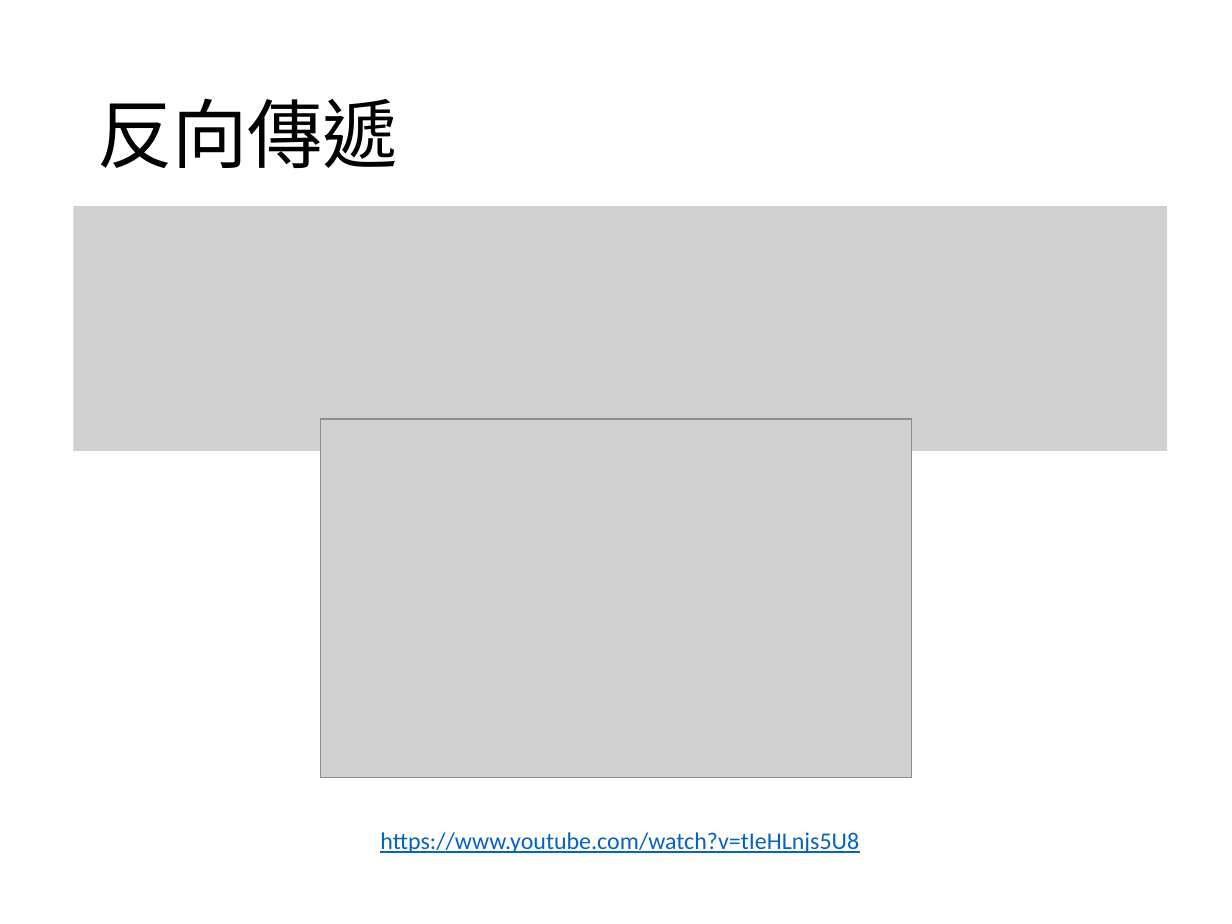
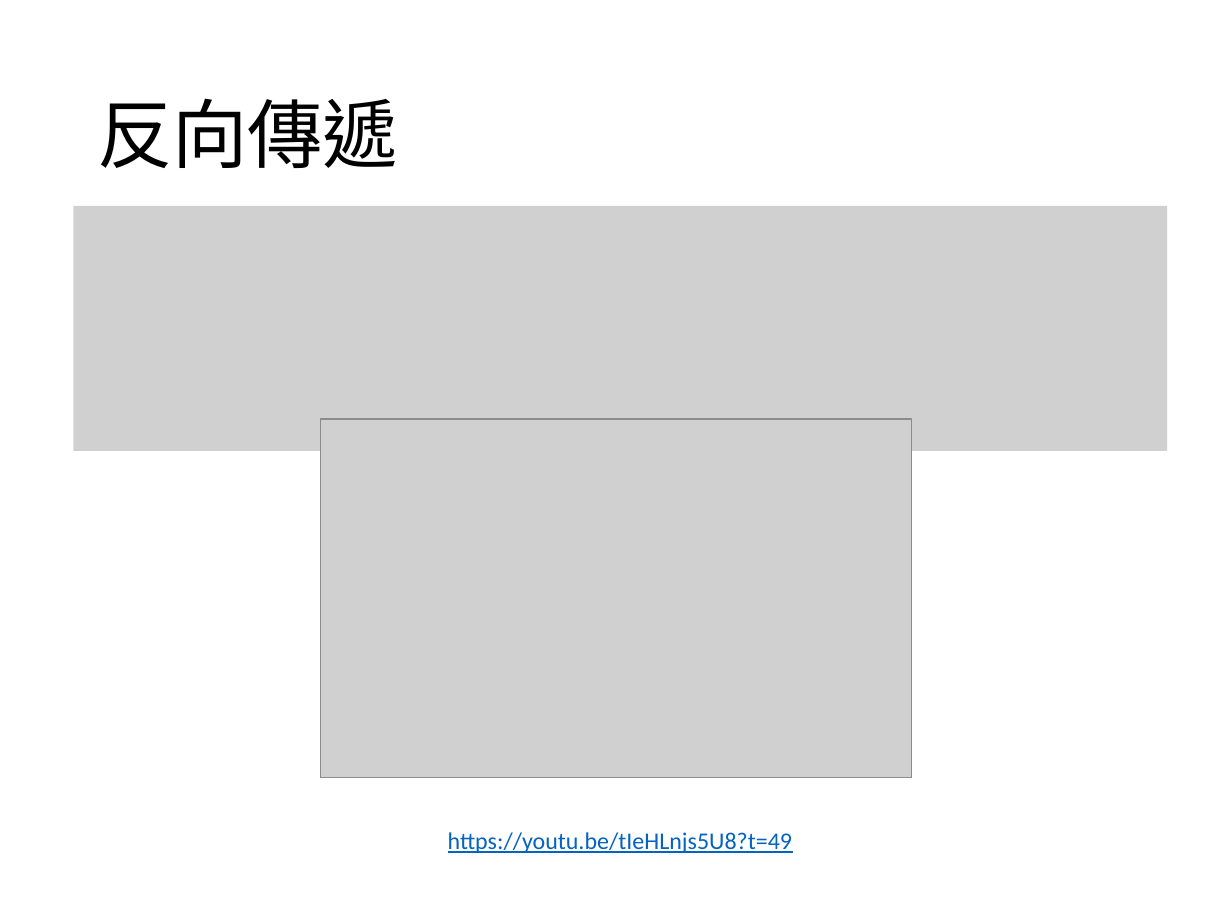
Before and after one commit to kkldream/Tensorflow-basic-tutorial, a slide deck: slide 14 of Tensorflow機器學習-基礎教學.pptx. Drawn at 1232x924 pixels with LibreOffice and Linux fonts; fonts in the diff are those of the drawing; grey boxes stand for pictures. Boxes give left, top, right and bottom in pixels: in the first picture for what was removed or moved away, otherwise in the second. Text is boxed around its words. In the diff, an @@ line names an element or a change of style, - is before the commit and + after.

```diff
--- a/Tensorflow機器學習-基礎教學.pptx
+++ b/Tensorflow機器學習-基礎教學.pptx
@@ text at (448,832,792,853): text changed @@
-https://www.youtube.com/watch?v=tIeHLnjs5U8
+https://youtu.be/tIeHLnjs5U8?t=49
```
Also in this commit, not shown: 2 other slides changed, 3 slides added, 9 other files.
